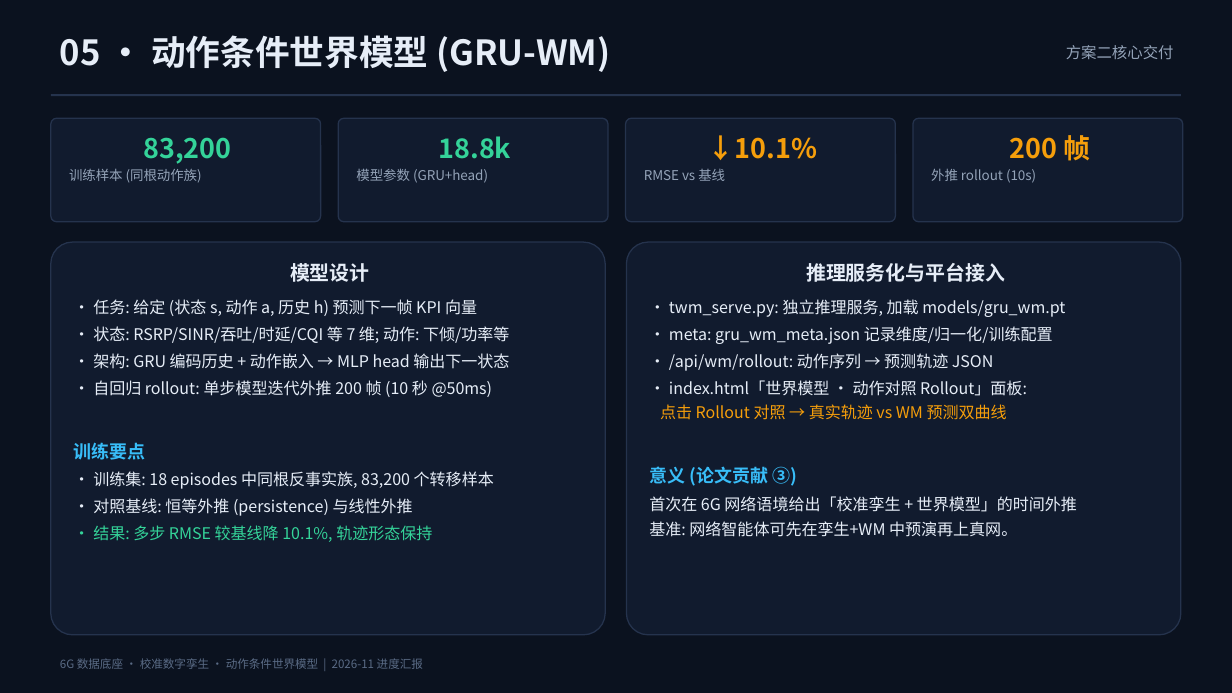
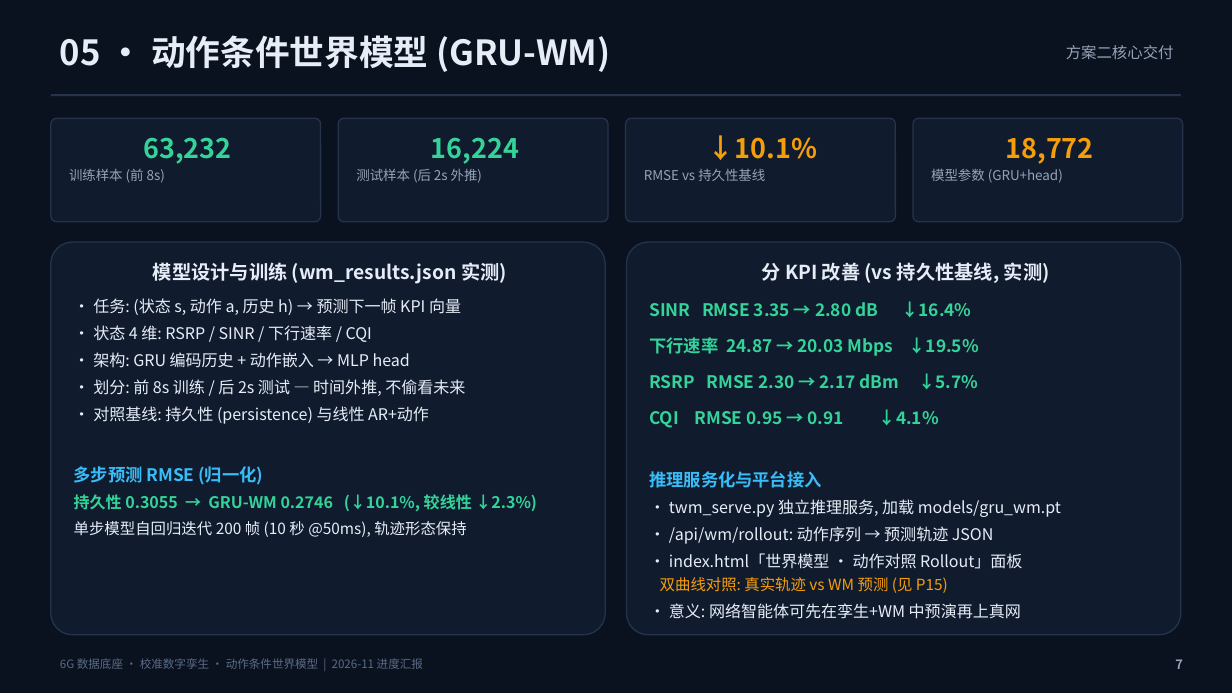
Before and after one commit to xuda1979/world-model, a slide deck: slide 7 of world6g/docs/world6g_progress.pptx. Drawn at 1232x693 pixels with LibreOffice and Linux fonts; fonts in the diff are those of the drawing. Boxes give left, top, right and bottom in pixels: in the first picture for what was removed or moved away, otherwise in the second. Text is boxed around its words. In the diff, an @@ line names an element or a change of style, - is before the commit and + after.

Commit message:
world6g: 中文进展报告 + 世界模型四任务基准评测套件 (wm/) + 论文完善
- 新增 docs/progress_report_20261103.md: 本周期完整进展报告 (数据底座→保真度→反事实动作→WM 基准→3D 平台→论文→PPT)
- 新增 wm/ 包: 动作条件世界模型基准 (models/train/data/metrics/evaluate), 统一接口 6 模型对照
- 新增 docs/wm_suite/: 四任务评测结果 (A 单步配对 bootstrap / B rollout 复合误差 / C 反事实 Δ-效应 / D 不确定性校准) + 三图 + results.json
- 核心结论: 反事实监督后 Δ 预测 corr 0.72 / 符号准确率 73% (Task A 训练模型全部失效); rollout 复合误差与不确定性校准为下一阶段主攻方向
- 论文: 补齐四任务基准章节 + Related Work + Limitations + Conclusion, 编译 main.pdf; PPT 脚本更新真实保真度与 WM 结果页
- .gitignore: 放行 wm_suite 图表

```diff
--- a/world6g/docs/world6g_progress.pptx
+++ b/world6g/docs/world6g_progress.pptx
@@ rounded rectangle added at (338, 118, 608, 222), fill #111B2E, outline #25334D 1 pt, 10.5 pt, text #94A3B8 @@
+16,224
+测试样本 (后 2s 外推)
@@ rounded rectangle "18,772": place and size @@
-rounded rectangle "18,772" at (338, 118, 608, 222)
+rounded rectangle "18,772" at (913, 118, 1183, 222)
@@ rounded rectangle removed at (913, 118, 1183, 222) @@
-200 帧
-外推 rollout (10s)
@@ text in rounded rectangle at (69, 137, 231, 183): text changed @@
-83,200
-训练样本 (同根动作族)
+63,232
+训练样本 (前 8s)
@@ text in rounded rectangle at (1006, 137, 1094, 164): text changed; text colour #34D399 to #F59E0B @@
-18.8k
+18,772
@@ text in rounded rectangle at (644, 169, 765, 181): text changed @@
-RMSE vs 基线
+RMSE vs 持久性基线
@@ text in rounded rectangle at (74, 262, 537, 537): text changed @@
-模型设计
-• 任务: 给定 (状态 s, 动作 a, 历史 h) 预测下一帧 KPI 向量
-• 状态: RSRP/SINR/吞吐/时延/CQI 等 7 维; 动作: 下倾/功率等
-• 架构: GRU 编码历史 + 动作嵌入 → MLP head 输出下一状态
-• 自回归 rollout: 单步模型迭代外推 200 帧 (10 秒 @50ms)
-训练要点
-• 训练集: 18 episodes 中同根反事实族, 83,200 个转移样本
-• 对照基线: 恒等外推 (persistence) 与线性外推
-• 结果: 多步 RMSE 较基线降 10.1%, 轨迹形态保持
+模型设计与训练 (wm_results.json 实测)
+• 任务: (状态 s, 动作 a, 历史 h) → 预测下一帧 KPI 向量
+• 状态 4 维: RSRP / SINR / 下行速率 / CQI
+• 架构: GRU 编码历史 + 动作嵌入 → MLP head
+• 划分: 前 8s 训练 / 后 2s 测试 — 时间外推, 不偷看未来
+• 对照基线: 持久性 (persistence) 与线性 AR+动作
+多步预测 RMSE (归一化)
+持久性 0.3055 → GRU-WM 0.2746 (↓10.1%, 较线性 ↓2.3%)
+单步模型自回归迭代 200 帧 (10 秒 @50ms), 轨迹形态保持
@@ text in rounded rectangle at (649, 262, 1050, 428): paragraphs added @@
+分 KPI 改善 (vs 持久性基线, 实测)
+SINR RMSE 3.35 → 2.80 dB ↓16.4%
+下行速率 24.87 → 20.03 Mbps ↓19.5%
+RSRP RMSE 2.30 → 2.17 dBm ↓5.7%
+CQI RMSE 0.95 → 0.91 ↓4.1%
@@ text in rounded rectangle at (649, 471, 821, 488): size 15.5 to 13.5 pt, text colour #E6EDF7 to #38BDF8 in "推理服务化与平台接入"; alignment centre to left; more space between paragraphs @@
@@ text in rounded rectangle at (669, 499, 1061, 517): text changed @@
-• twm_serve.py: 独立推理服务, 加载 models/gru_wm.pt
-• meta: gru_wm_meta.json 记录维度/归一化/训练配置
+• twm_serve.py 独立推理服务, 加载 models/gru_wm.pt
@@ text in rounded rectangle at (660, 553, 1022, 619): text changed @@
-• index.html「世界模型 · 动作对照 Rollout」面板:
-点击 Rollout 对照 → 真实轨迹 vs WM 预测双曲线
-意义 (论文贡献 ③)
-首次在 6G 网络语境给出「校准孪生 + 世界模型」的时间外推
-基准: 网络智能体可先在孪生+WM 中预演再上真网。
+• index.html「世界模型 · 动作对照 Rollout」面板
+双曲线对照: 真实轨迹 vs WM 预测 (见 P15)
+• 意义: 网络智能体可先在孪生+WM 中预演再上真网
@@ text added at (1175, 659, 1183, 669), 10 pt, text #94A3B8, bold @@
+7
```
Also in this commit, not shown: 18 other slides changed, 1 slide added, 1 slide removed, 18 other files.
